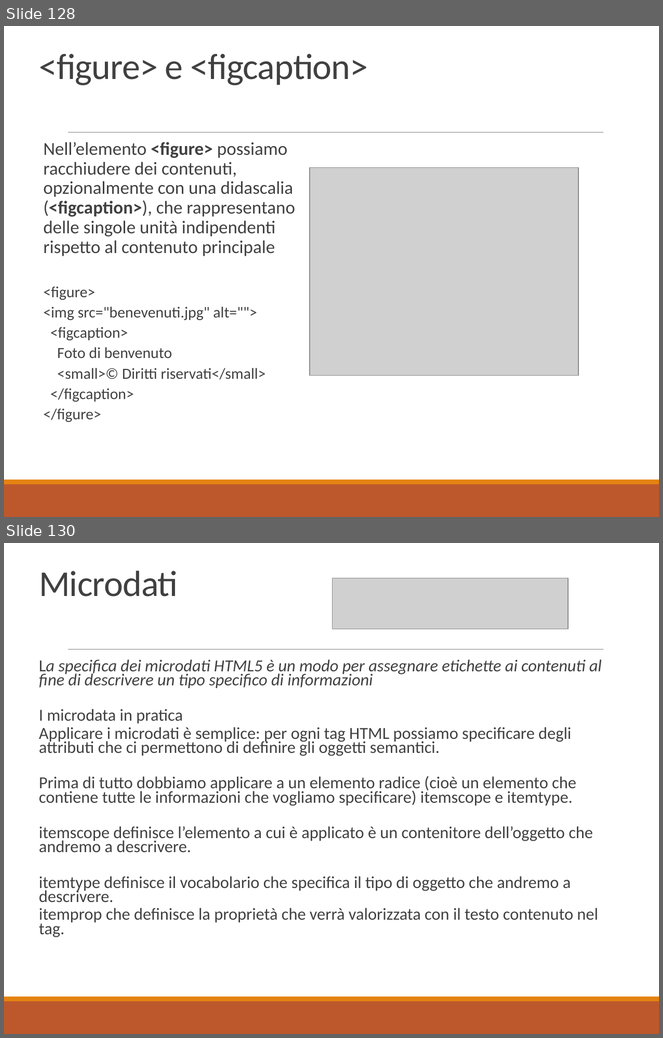
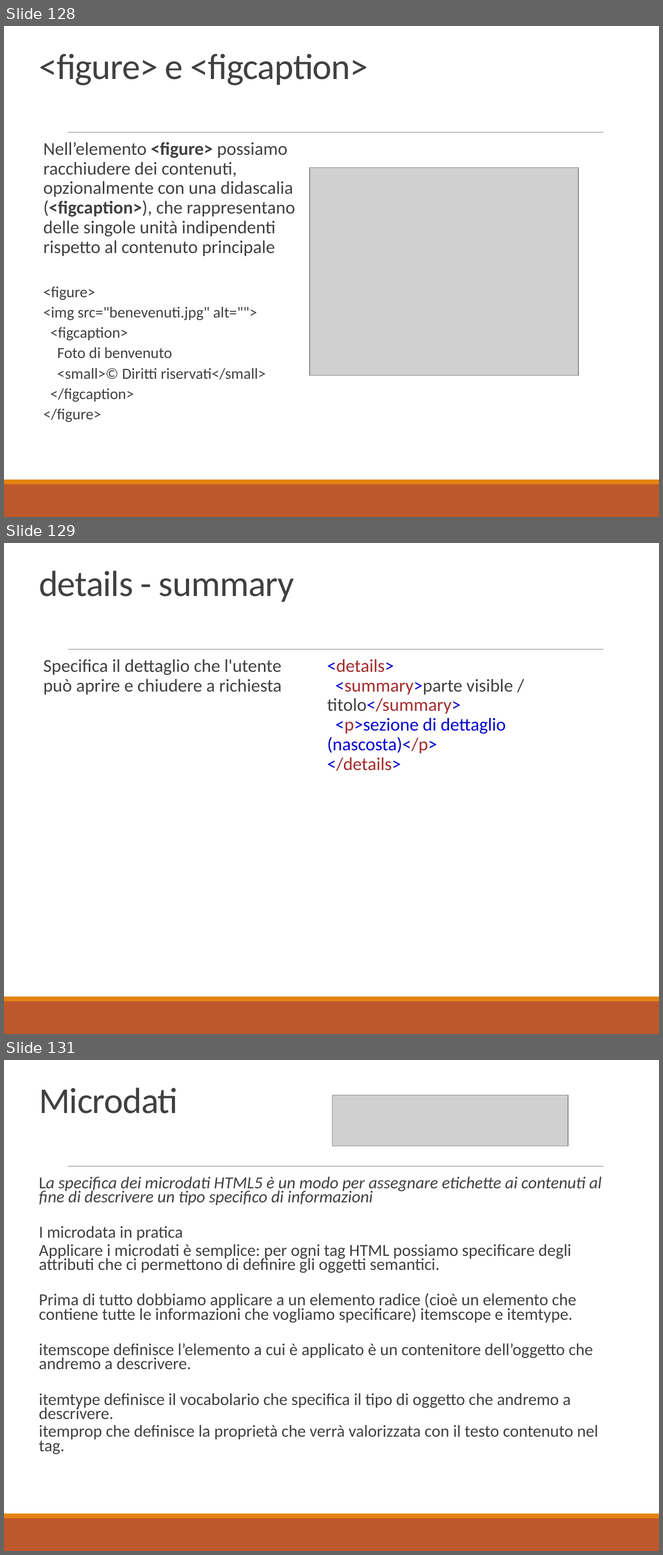
Before and after one commit to docentemaurocasadei/corso-magento-html-css, a slide deck: HTML5.pptx. Shown one above the other, each under a label of ours: slides 128 and 130 before the commit, slides 128, 129 and 131 after it; the slides between them are not shown. The pictures are 663x1038 and 663x1555 pixels, drawn with LibreOffice and Linux fonts; fonts in the diff are those of the drawing; grey boxes stand for pictures. Boxes give left, top, right and bottom in pixels: in the first picture for what was removed or moved away, otherwise in the second. Text is boxed around its words. In the diff, an @@ line names an element or a change of style, - is before the commit and + after.

```diff
--- a/HTML5.pptx
+++ b/HTML5.pptx
@@ slide 129 added at [4, 543, 659, 1034], background #FFFFFF; not listed: 3 template elements that a slide beside it also shows @@
@@ title added at [39, 571, 294, 602], 40 pt, text #404040 @@
+details - summary
@@ text added at [44, 659, 282, 695], 20 pt, text #404040 @@
+  Specifica il dettaglio che l'utente può aprire e chiudere a richiesta
@@ text added at [327, 659, 513, 771], 20 pt, text #0000CD @@
+  <details>
+  <summary>parte visible / titolo</summary>
+  <p>sezione di dettaglio (nascosta)</p>
+  </details>
@@ what was slide 130 is now slide 131 @@
```
Also in this commit, not shown: 6 slides changed, 2 other files.
